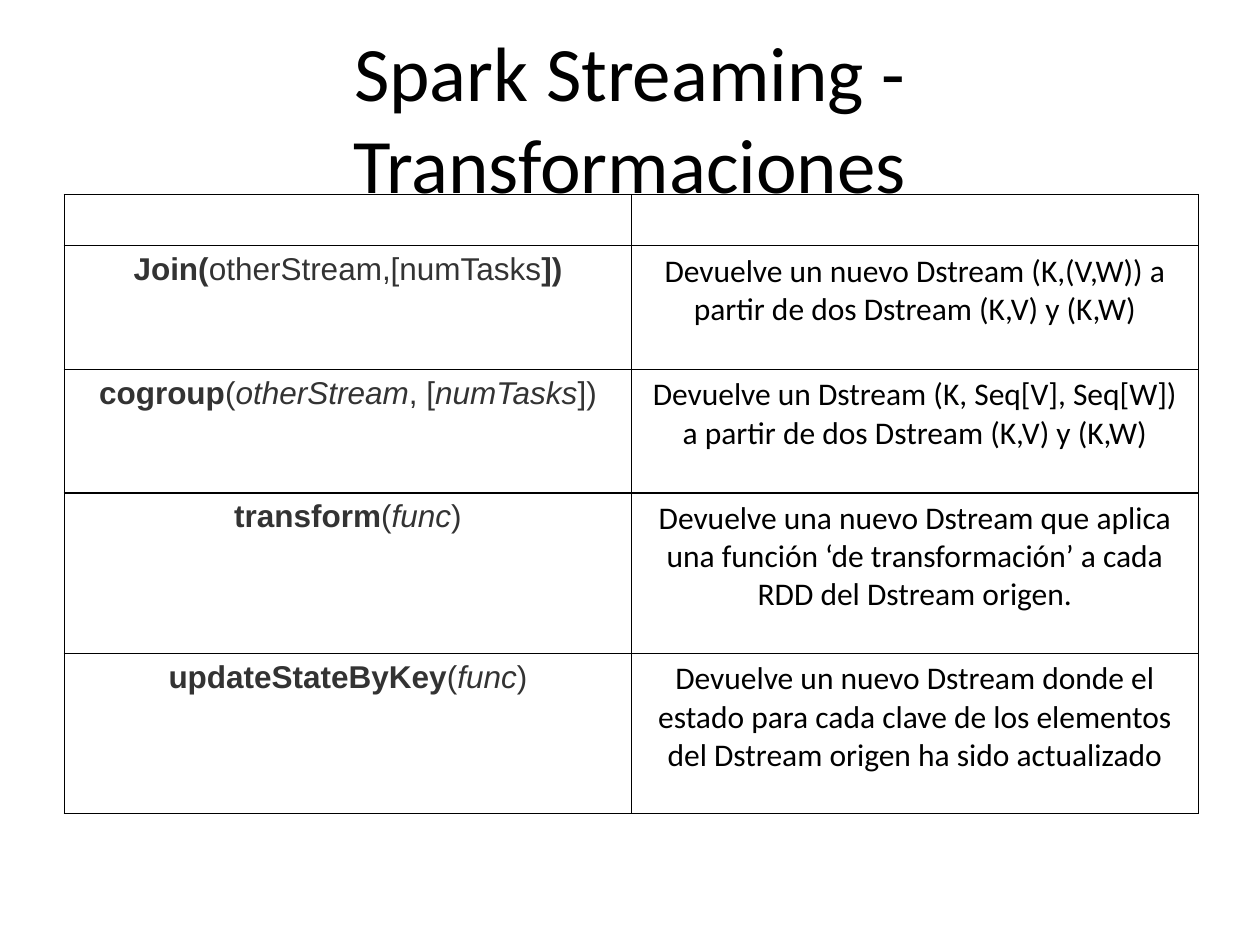
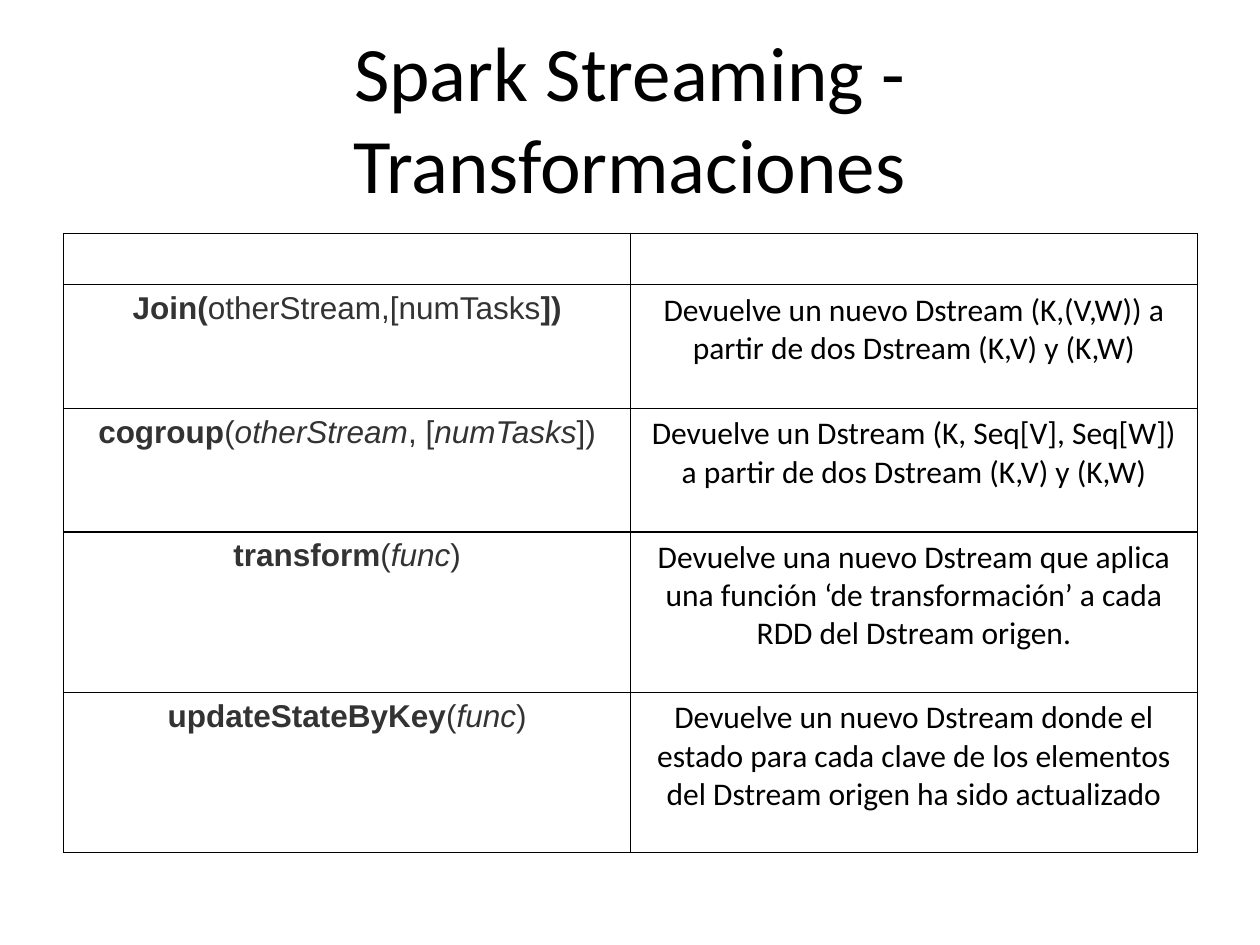
Before and after one commit to chicochica10/utad-spark-ml, a slide deck: slide 34 of apuntes-df-streaming/Spark Streaming.pptx. Drawn at 1260x945 pixels with LibreOffice and Linux fonts; fonts in the diff are those of the drawing. Boxes give left, top, right and bottom in pixels: in the first picture for what was removed or moved away, otherwise in the second. Text is boxed around its words. In the diff, an @@ line names an element or a change of style, - is before the commit and + after.

```diff
--- a/apuntes-df-streaming/Spark Streaming.pptx
+++ b/apuntes-df-streaming/Spark Streaming.pptx
@@ text "Spark Streaming - Transformaciones" rewrapped from (354,47,906,211) to (353,47,905,194) @@
@@ table: place and size @@
-table at (64,194,1198,776)
+table at (64,233,1198,850)
```
Also in this commit, not shown: 31 other slides changed, 14 other files.
